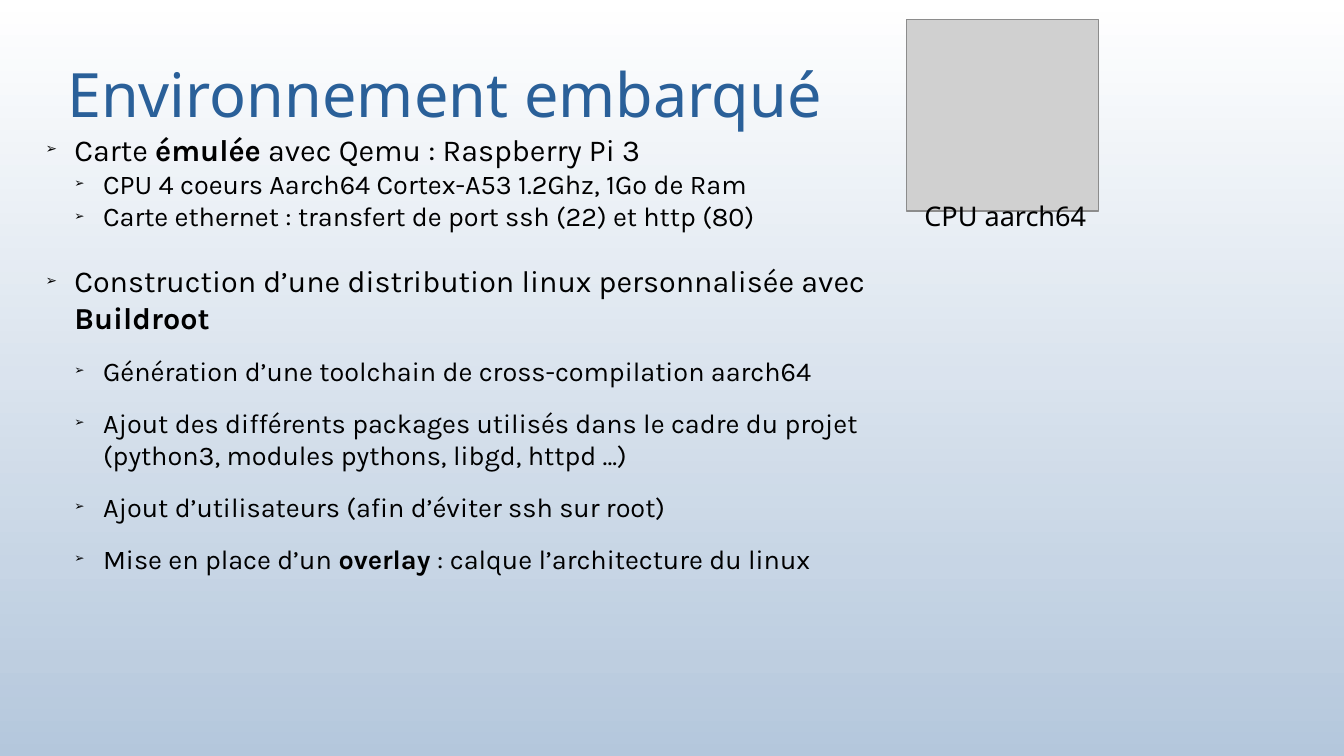
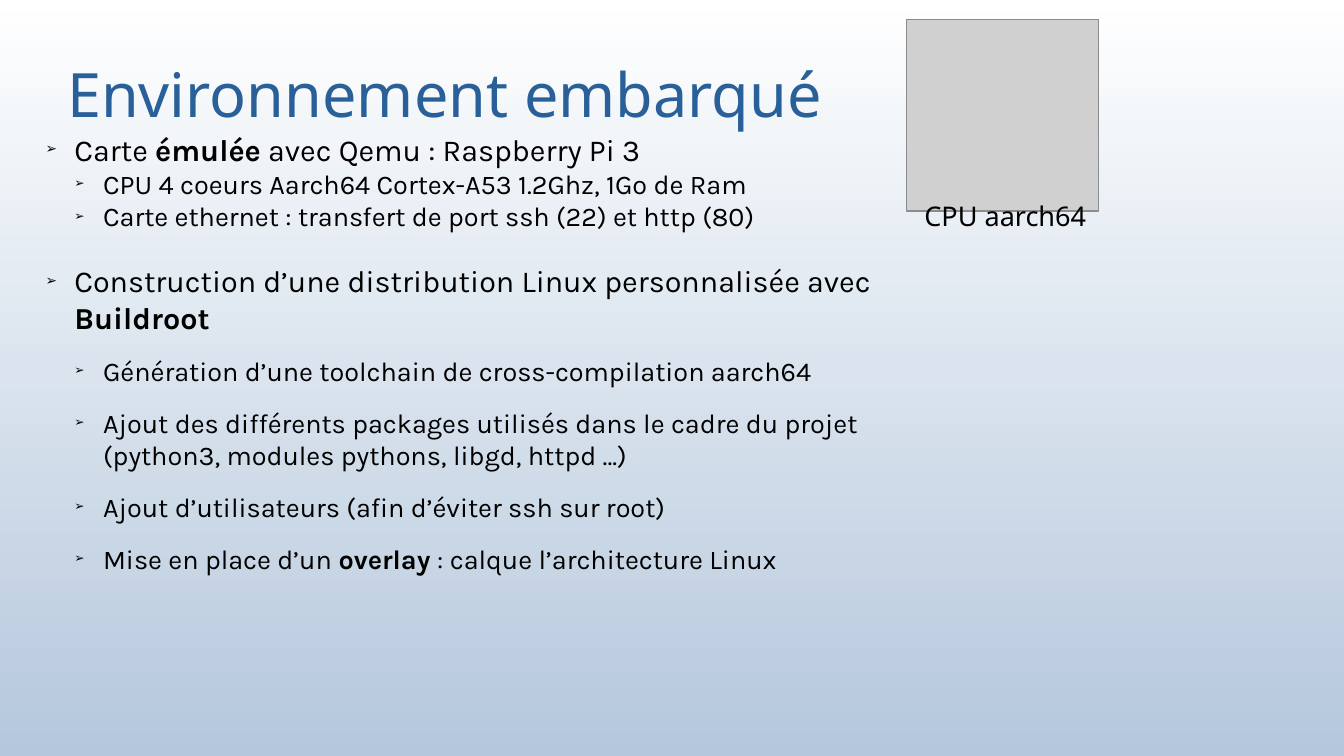
Before and after one commit to bauj/AJC_projet_belib, a slide deck: slide 45 of presentation_projetV2.odp (slide 44 before the commit). Drawn at 1344x756 pixels with LibreOffice and Linux fonts; fonts in the diff are those of the drawing; grey boxes stand for pictures. Boxes give left, top, right and bottom in pixels: in the first picture for what was removed or moved away, otherwise in the second. Text is boxed around its words. In the diff, an @@ line names an element or a change of style, - is before the commit and + after.

```diff
--- a/presentation_projetV2.odp
+++ b/presentation_projetV2.odp
@@ text at [74, 269, 870, 330]: text changed @@
-➢ Construction d’une distribution linux personnalisée avec Buildroot
+➢ Construction d’une distribution Linux personnalisée avec Buildroot
@@ text at [103, 550, 776, 575]: text changed @@
-  ➢ Mise en place d’un overlay : calque l’architecture du linux
+  ➢ Mise en place d’un overlay : calque l’architecture Linux
```
Also in this commit, not shown: 20 other slides changed, 1 slide added, 5 other files.
